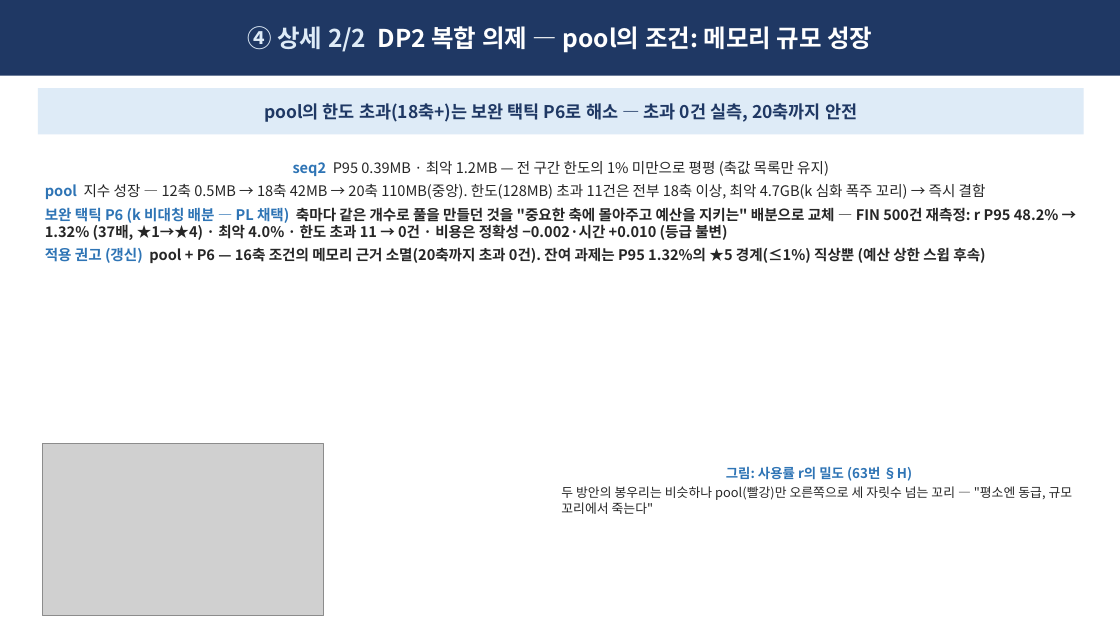
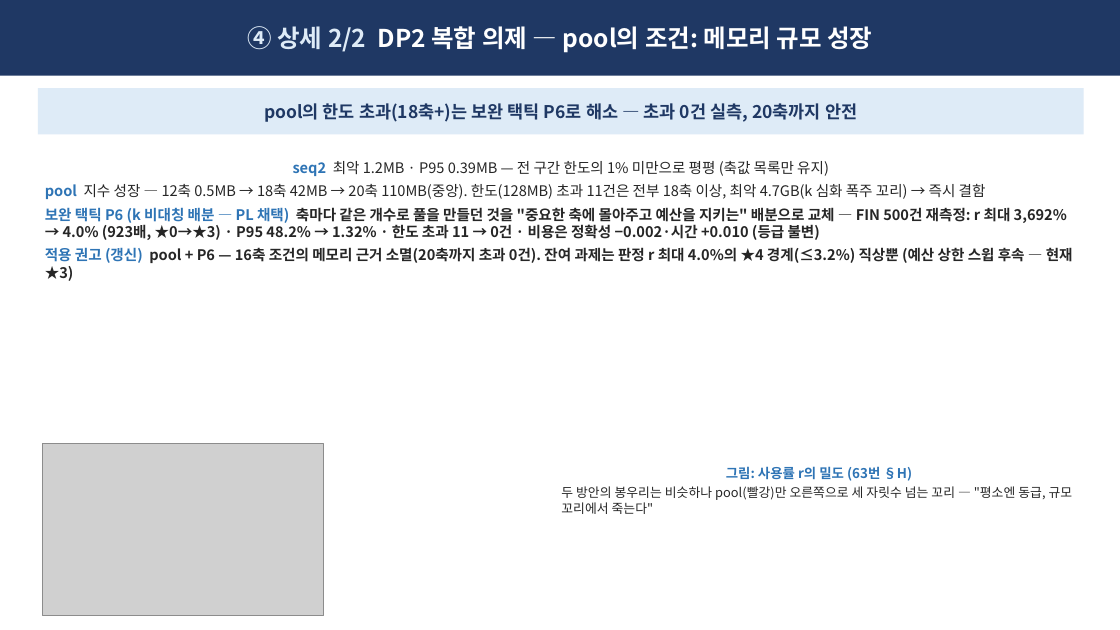
Before and after one commit to Sunwoo-Nam/architect-teamproject, a slide deck: slide 13 of docs/changbae/65-QA-종합-임원보고.pptx. Drawn at 1120x630 pixels with LibreOffice and Linux fonts; fonts in the diff are those of the drawing; grey boxes stand for pictures. Boxes give left, top, right and bottom in pixels: in the first picture for what was removed or moved away, otherwise in the second. Text is boxed around its words. In the diff, an @@ line names an element or a change of style, - is before the commit and + after.

```diff
--- a/docs/changbae/65-QA-종합-임원보고.pptx
+++ b/docs/changbae/65-QA-종합-임원보고.pptx
@@ text at (x1=293, y1=161, x2=829, y2=176): text changed @@
-seq2 P95 0.39MB · 최악 1.2MB — 전 구간 한도의 1% 미만으로 평평 (축값 목록만 유지)
+seq2 최악 1.2MB · P95 0.39MB — 전 구간 한도의 1% 미만으로 평평 (축값 목록만 유지)
@@ text at (x1=45, y1=205, x2=1073, y2=281): text changed @@
-보완 택틱 P6 (k 비대칭 배분 — PL 채택) 축마다 같은 개수로 풀을 만들던 것을 "중요한 축에 몰아주고 예산을 지키는" 배분으로 교체 — FIN 500건 재측정: r P95 48.2% → 1.32% (37배, ★1→★4) · 최악 4.0% · 한도 초과 11 → 0건 · 비용은 정확성 −0.002·시간 +0.010 (등급 불변)
-적용 권고 (갱신) pool + P6 — 16축 조건의 메모리 근거 소멸(20축까지 초과 0건). 잔여 과제는 P95 1.32%의 ★5 경계(≤1%) 직상뿐 (예산 상한 스윕 후속)
+보완 택틱 P6 (k 비대칭 배분 — PL 채택) 축마다 같은 개수로 풀을 만들던 것을 "중요한 축에 몰아주고 예산을 지키는" 배분으로 교체 — FIN 500건 재측정: r 최대 3,692% → 4.0% (923배, ★0→★3) · P95 48.2% → 1.32% · 한도 초과 11 → 0건 · 비용은 정확성 −0.002·시간 +0.010 (등급 불변)
+적용 권고 (갱신) pool + P6 — 16축 조건의 메모리 근거 소멸(20축까지 초과 0건). 잔여 과제는 판정 r 최대 4.0%의 ★4 경계(≤3.2%) 직상뿐 (예산 상한 스윕 후속 — 현재 ★3)
```
Also in this commit, not shown: 4 other slides changed, 17 other files.
